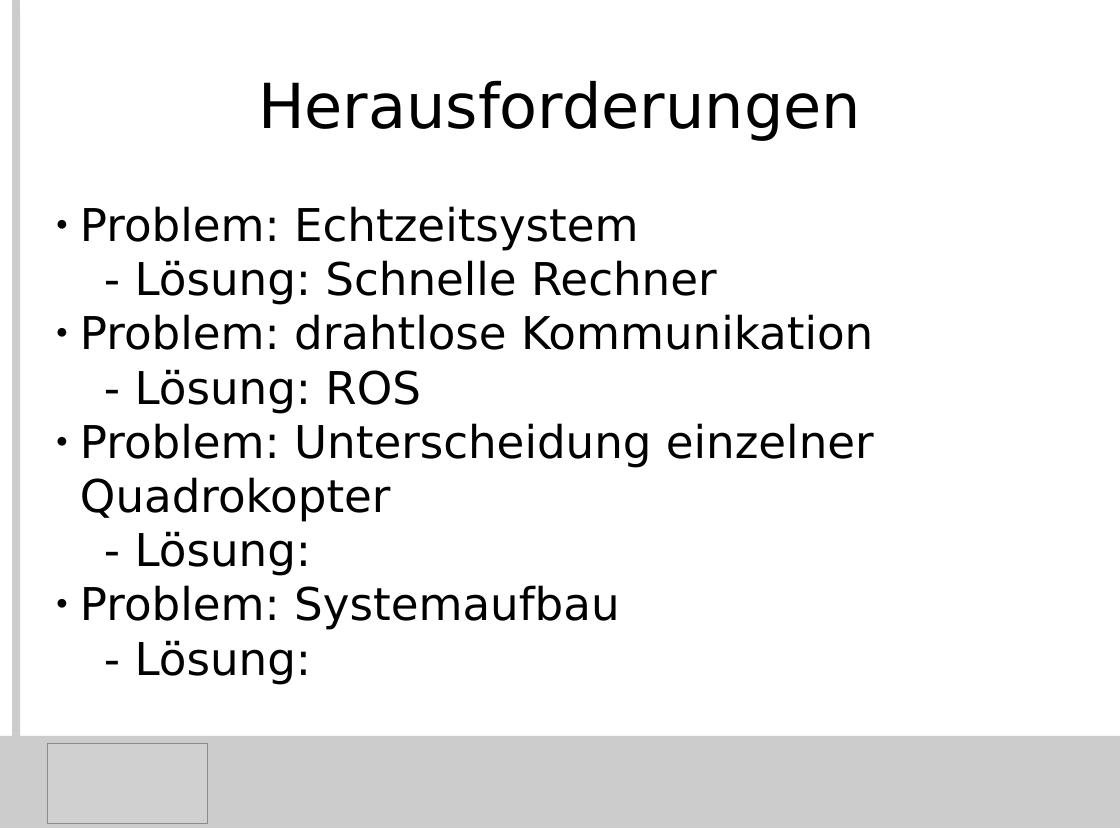
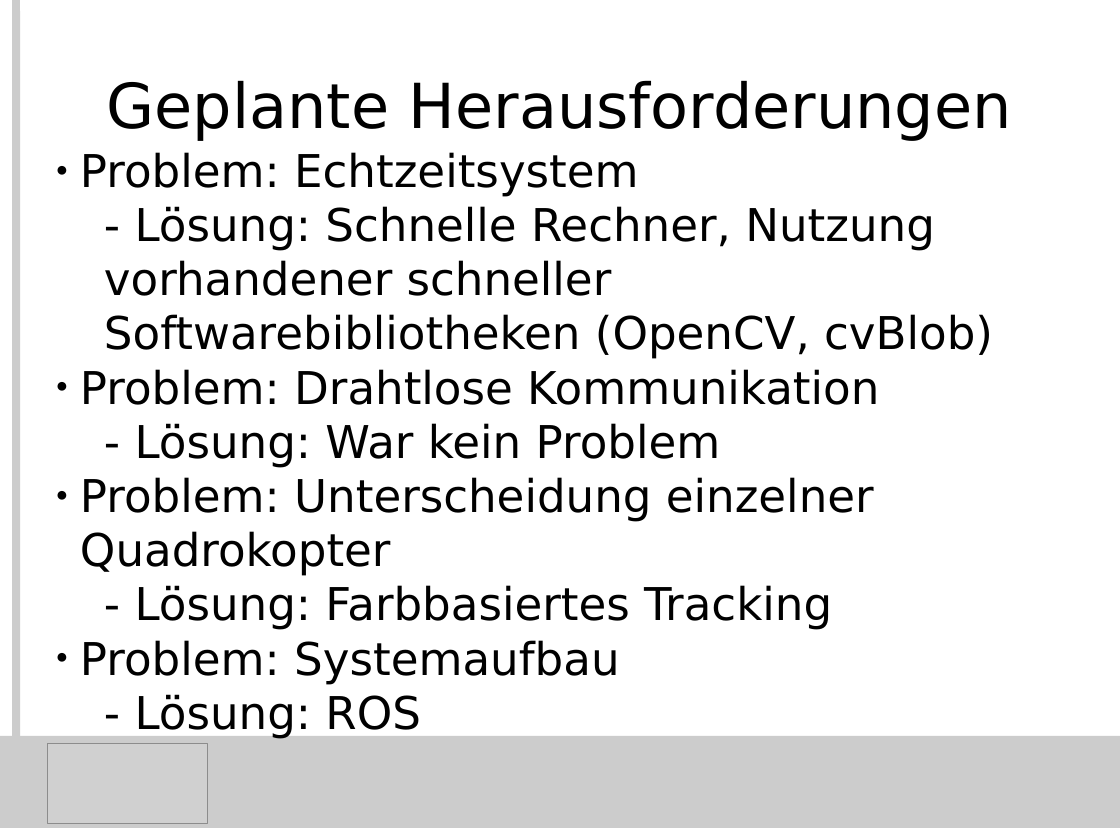
Before and after one commit to KITrokopter/Presentation, a slide deck: slide 3 of PresentationInTotal.odp. Drawn at 1120x840 pixels with LibreOffice and Linux fonts; fonts in the diff are those of the drawing; grey boxes stand for pictures. Boxes give left, top, right and bottom in pixels: in the first picture for what was removed or moved away, otherwise in the second. Text is boxed around its words. In the diff, an @@ line names an element or a change of style, - is before the commit and + after.

Commit message:
blub

```diff
--- a/PresentationInTotal.odp
+++ b/PresentationInTotal.odp
@@ title at (107,80,1012,141): text changed @@
-Herausforderungen
+Geplante Herausforderungen
@@ subtitle "Problem: Echtzeitsystem": place and size @@
-subtitle "Problem: Echtzeitsystem" at (80,206,874,685)
+subtitle "Problem: Echtzeitsystem" at (80,152,993,739)
@@ subtitle at (80,206,993,685): text changed @@
-  - Lösung: Schnelle Rechner
-● Problem: drahtlose Kommunikation
+  - Lösung: Schnelle Rechner, Nutzung vorhandener schneller Softwarebibliotheken (OpenCV, cvBlob)
+● Problem: Drahtlose Kommunikation
+  - Lösung: War kein Problem
+● Problem: Unterscheidung einzelner Quadrokopter
+  - Lösung: Farbbasiertes Tracking
+● Problem: Systemaufbau
@@ subtitle at (80,423,874,685): paragraphs removed @@
-● Problem: Unterscheidung einzelner Quadrokopter
-  - Lösung:
-● Problem: Systemaufbau
-  - Lösung:
```
